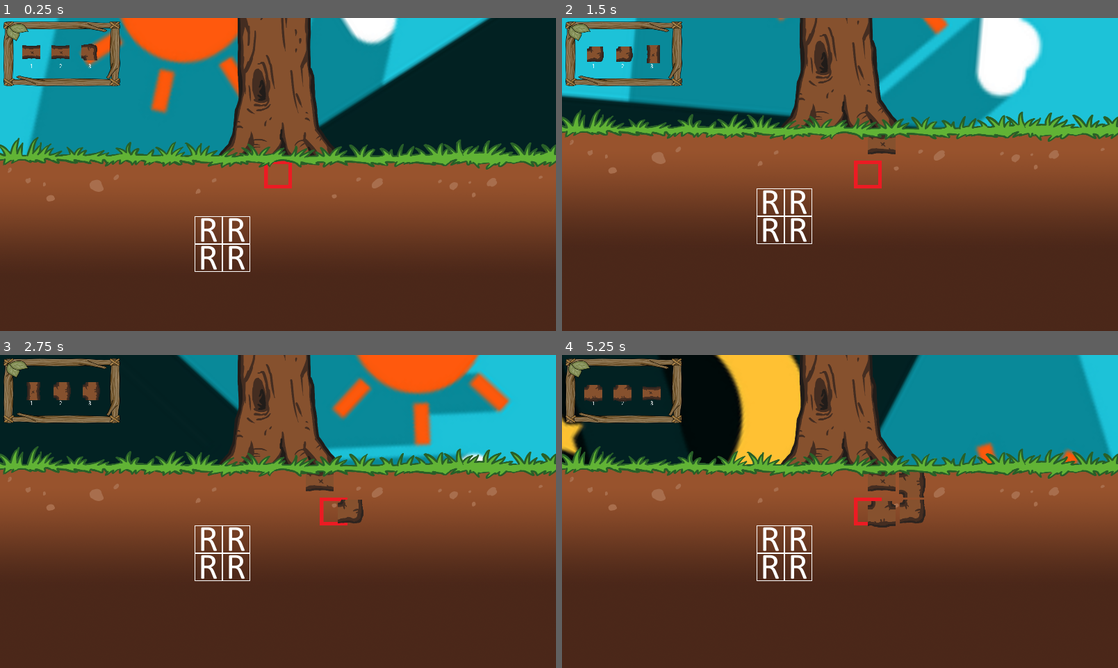
Above: before the commit, frames 1-4 (two rows, left to right).
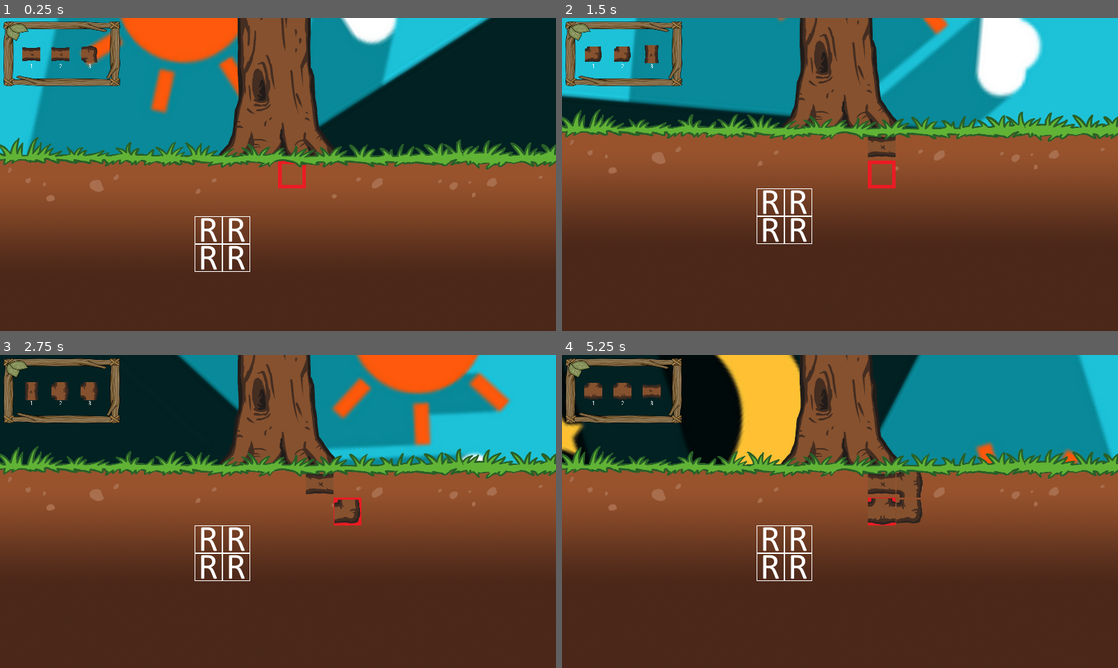
Above: after the commit, the same moments.

Repository: DEF-42/treeOfLife
Game: Godot game, scene res://Scenes/World.tscn
The game is run twice, just before and just after one commit, with the same random seed, the same clock (stepped at 60 frames per second) and the same inputs. The engine's default icon, where the game draws it, is replaced by a stand-in: a white triangle on a blue panel in a dark square.
Inputs:
- Up to frame 1 (0.25 s): no input
- Up to frame 2 (1.5 s): hold Right (ui_right) 0.53-1.28 s; tap Keypad 1 (first_root) at 0.6 s; hold Down (ui_down) from 1.28 s (still down); tap Keypad 0 (rotate_roots) at 1.35 s
- Up to frame 3 (2.75 s): release Down (ui_down) at 2.03 s; hold Right (ui_right) from 2.03 s (still down); tap Keypad 2 (second_root) at 2.1 s
- Up to frame 4 (5.25 s): release Right (ui_right) at 2.78 s; hold Up (ui_up) 2.78-3.53 s; tap one key every 0.75 s from 2.85 s: Keypad 3 (third_root) Keypad 1 (first_root) Keypad 0 (rotate_roots) Keypad 2 (second_root); hold Left (ui_left) 3.53-5.03 s; hold Down (ui_down) from 5.03 s (still down)

The runs differ from the first frame. In frame 1, 0.5% of the frame differs, in the area x 4-55%, y 8-55%; in frame 2, 0.7%; in frame 3, 0.7%; in frame 4, 1.0%, in the area x 4-66%, y 8-56%.

Commit message:
update scene + gestion node passable ou non

Diff:
--- a/Autoloads/GameBus.gd
+++ b/Autoloads/GameBus.gd
@@ -7,7 +7,7 @@
 var tree_hp: int = 3 setget set_tree_hp, get_tree_hp
 
 var cell_size: Vector2 = Vector2(80, 80)
-var grid: PoolVector2Array = []
+var grid = []
 
 
 ### ACCESSORS ###
@@ -33,22 +33,32 @@
 
 ### FUNCTIONS ###
 func check_free_in_grid(root_position) -> bool:
-	if grid.has(_attribute_coordinates(root_position)):
-		return false
-	else:
-		_add_to_grid(root_position)
-		return true
+	var attribute_coordinates = _attribute_coordinates(root_position)
+	var free = true;
+	for x in grid:
+		if (x.position == attribute_coordinates && !x.passable):
+			free = false;
+			break;
 
-func get_grid() -> PoolVector2Array:
+	if (free):
+		_add_to_grid(root_position, "root")
+
+	return free;
+
+func get_grid():
 	return grid
 
 
-func _add_to_grid(root_position: Vector2):
-	grid.append(_attribute_coordinates(root_position))
+func _add_to_grid(root_position: Vector2, type: String):
+	grid.append({"position": _attribute_coordinates(root_position), "type": type, "passable": _get_type_passable_def(type)})
 
 func _attribute_coordinates(root_position: Vector2) -> Vector2:
 	return Vector2(root_position.x / cell_size.x, root_position.y / cell_size.y)
 
-
 func invert_day_state():
 	set_day_cycle_state(!get_day_cycle_state())
+
+func _get_type_passable_def(type: String) -> bool:
+	if type == "root" || type == "rock":
+		return false
+	return true
--- a/Scenes/UI/RootSelector.tscn
+++ b/Scenes/UI/RootSelector.tscn
@@ -1,9 +1,10 @@
-[gd_scene load_steps=5 format=2]
+[gd_scene load_steps=6 format=2]
 
 [ext_resource path="res://Assets/UI/placeholder_root.png" type="Texture" id=1]
 [ext_resource path="res://Assets/roboto_24.tres" type="DynamicFont" id=2]
 [ext_resource path="res://Assets/UI/placeholder_root_selector_frame.png" type="Texture" id=3]
 [ext_resource path="res://Scripts/UI/RootSelector.gd" type="Script" id=4]
+[ext_resource path="res://Assets/Underground/root_I.png" type="Texture" id=5]
 
 [node name="RootSelector" type="Node2D"]
 script = ExtResource( 4 )
@@ -53,15 +54,12 @@
 
 [node name="Root" type="Sprite" parent="RootsGroup"]
 position = Vector2( 124, 142 )
-texture = ExtResource( 1 )
-offset = Vector2( 0, -9 )
+texture = ExtResource( 5 )
 
 [node name="Root2" type="Sprite" parent="RootsGroup"]
 position = Vector2( 252, 142 )
 texture = ExtResource( 1 )
-offset = Vector2( 0, -9 )
 
 [node name="Root3" type="Sprite" parent="RootsGroup"]
 position = Vector2( 381, 142 )
 texture = ExtResource( 1 )
-offset = Vector2( 0, -9 )
--- a/Scenes/Underground/Grid.tscn
+++ b/Scenes/Underground/Grid.tscn
@@ -1,10 +1,11 @@
-[gd_scene load_steps=6 format=2]
+[gd_scene load_steps=7 format=2]
 
 [ext_resource path="res://Scripts/Underground/GridSelector.gd" type="Script" id=1]
 [ext_resource path="res://Assets/Underground/grid_selector.png" type="Texture" id=2]
 [ext_resource path="res://Scripts/Underground/Grid.gd" type="Script" id=3]
 [ext_resource path="res://Scenes/Underground/Items/Rock.tscn" type="PackedScene" id=4]
 [ext_resource path="res://Assets/Underground/fondTerre.png" type="Texture" id=5]
+[ext_resource path="res://Scenes/Underground/Items/Sediment.tscn" type="PackedScene" id=6]
 
 [node name="Grid" type="Node2D"]
 script = ExtResource( 3 )
@@ -20,7 +21,6 @@
 [node name="GridSelector" type="Sprite" parent="GridKinematic"]
 texture = ExtResource( 2 )
 centered = false
-offset = Vector2( -40, 0 )
 
 [node name="Camera2D" type="Camera2D" parent="GridKinematic"]
 offset = Vector2( 40, 40 )
@@ -45,6 +45,22 @@
 [node name="Rock4" parent="RockGroup" instance=ExtResource( 4 )]
 position = Vector2( 80, 80 )
 
-[node name="RockTmp" parent="." instance=ExtResource( 4 )]
-visible = false
-position = Vector2( 640, 240 )
+[node name="SedimentGroup" type="Node2D" parent="."]
+position = Vector2( 1040, 640 )
+__meta__ = {
+"_edit_group_": true
+}
+
+[node name="Sediment" parent="SedimentGroup" instance=ExtResource( 6 )]
+
+[node name="Sediment2" parent="SedimentGroup" instance=ExtResource( 6 )]
+position = Vector2( 80, 0 )
+
+[node name="Sediment3" parent="SedimentGroup" instance=ExtResource( 6 )]
+position = Vector2( 80, 160 )
+
+[node name="Sediment4" parent="SedimentGroup" instance=ExtResource( 6 )]
+position = Vector2( 80, 80 )
+
+[node name="Sediment5" parent="SedimentGroup" instance=ExtResource( 6 )]
+position = Vector2( 160, 0 )
--- a/Scenes/Underground/Items/Sediment.tscn
+++ b/Scenes/Underground/Items/Sediment.tscn
@@ -1,3 +1,9 @@
-[gd_scene format=2]
+[gd_scene load_steps=2 format=2]
+
+[ext_resource path="res://Assets/Underground/placeholder_sediments.png" type="Texture" id=1]
 
 [node name="Sediment" type="Node2D"]
+
+[node name="Sprite" type="Sprite" parent="."]
+texture = ExtResource( 1 )
+centered = false
--- a/Scripts/Underground/Grid.gd
+++ b/Scripts/Underground/Grid.gd
@@ -4,6 +4,7 @@
 func _ready():
 	EVENTS.connect("create_root", self, "_on_create_root")
 	_register_rocks()
+	_register_sediments()
 
 func _on_create_root(sprite: Sprite):
 	GAME.set_can_create_root(true)
@@ -17,4 +18,9 @@
 func _register_rocks():
 	for rock in $RockGroup.get_children():
 		# Pourquoi il y a 500px qui trainent sur le y ?!
-		GAME._add_to_grid(Vector2(rock.global_position.x, rock.global_position.y - 500))
+		GAME._add_to_grid(Vector2(rock.global_position.x, rock.global_position.y - 500), "rock")
+
+func _register_sediments():
+	for sediment in $SedimentGroup.get_children():
+		# Pourquoi il y a 500px qui trainent sur le y ?!
+		GAME._add_to_grid(Vector2(sediment.global_position.x, sediment.global_position.y - 500), "sediment")
--- a/project.godot
+++ b/project.godot
@@ -33,21 +33,6 @@
 
 [input]
 
-numpad_1={
-"deadzone": 0.5,
-"events": [ Object(InputEventKey,"resource_local_to_scene":false,"resource_name":"","device":0,"alt":false,"shift":false,"control":false,"meta":false,"command":false,"pressed":false,"scancode":0,"physical_scancode":16777351,"unicode":0,"echo":false,"script":null)
- ]
-}
-numpad_2={
-"deadzone": 0.5,
-"events": [ Object(InputEventKey,"resource_local_to_scene":false,"resource_name":"","device":0,"alt":false,"shift":false,"control":false,"meta":false,"command":false,"pressed":false,"scancode":0,"physical_scancode":16777352,"unicode":0,"echo":false,"script":null)
- ]
-}
-numpad_3={
-"deadzone": 0.5,
-"events": [ Object(InputEventKey,"resource_local_to_scene":false,"resource_name":"","device":0,"alt":false,"shift":false,"control":false,"meta":false,"command":false,"pressed":false,"scancode":0,"physical_scancode":16777353,"unicode":0,"echo":false,"script":null)
- ]
-}
 first_root={
 "deadzone": 0.5,
 "events": [ Object(InputEventKey,"resource_local_to_scene":false,"resource_name":"","device":0,"alt":false,"shift":false,"control":false,"meta":false,"command":false,"pressed":false,"scancode":0,"physical_scancode":16777351,"unicode":0,"echo":false,"script":null)
@@ -68,6 +53,21 @@
 "events": [ Object(InputEventKey,"resource_local_to_scene":false,"resource_name":"","device":0,"alt":false,"shift":false,"control":false,"meta":false,"command":false,"pressed":false,"scancode":0,"physical_scancode":16777350,"unicode":0,"echo":false,"script":null)
  ]
 }
+numpad_1={
+"deadzone": 0.5,
+"events": [ Object(InputEventKey,"resource_local_to_scene":false,"resource_name":"","device":0,"alt":false,"shift":false,"control":false,"meta":false,"command":false,"pressed":false,"scancode":0,"physical_scancode":16777351,"unicode":0,"echo":false,"script":null)
+ ]
+}
+numpad_2={
+"deadzone": 0.5,
+"events": [ Object(InputEventKey,"resource_local_to_scene":false,"resource_name":"","device":0,"alt":false,"shift":false,"control":false,"meta":false,"command":false,"pressed":false,"scancode":0,"physical_scancode":16777352,"unicode":0,"echo":false,"script":null)
+ ]
+}
+numpad_3={
+"deadzone": 0.5,
+"events": [ Object(InputEventKey,"resource_local_to_scene":false,"resource_name":"","device":0,"alt":false,"shift":false,"control":false,"meta":false,"command":false,"pressed":false,"scancode":0,"physical_scancode":16777353,"unicode":0,"echo":false,"script":null)
+ ]
+}
 
 [physics]
 
Binary file added: Assets/Underground/placeholder_sediments.png
Not shown, added: Assets/Underground/placeholder_sediments.png.import
